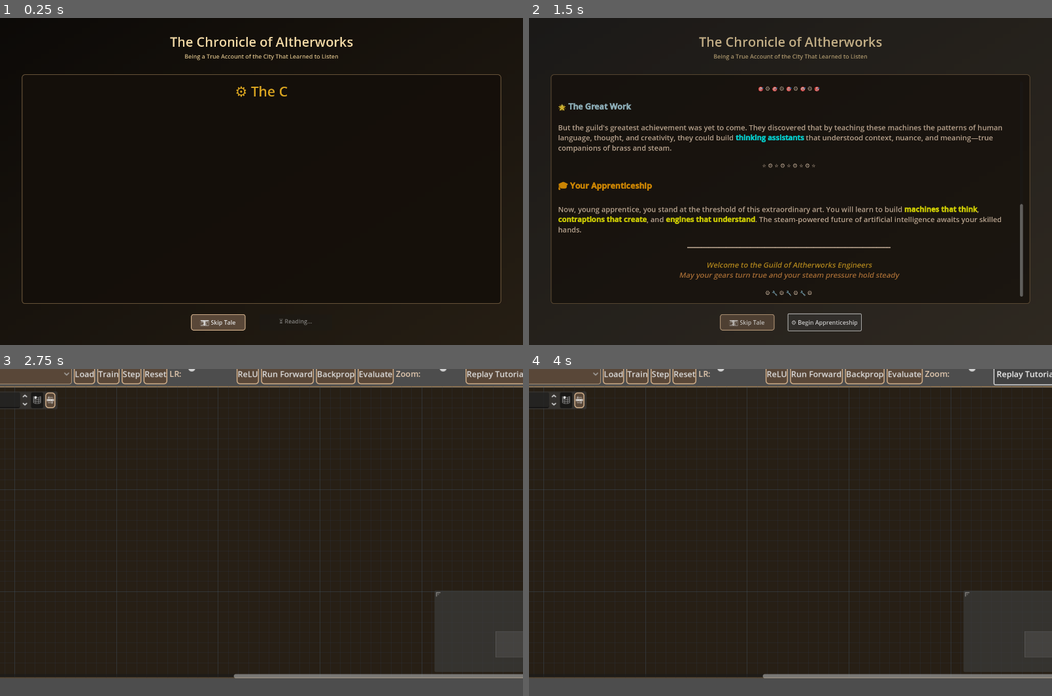
Above: before the commit, frames 1-4 (two rows, left to right).
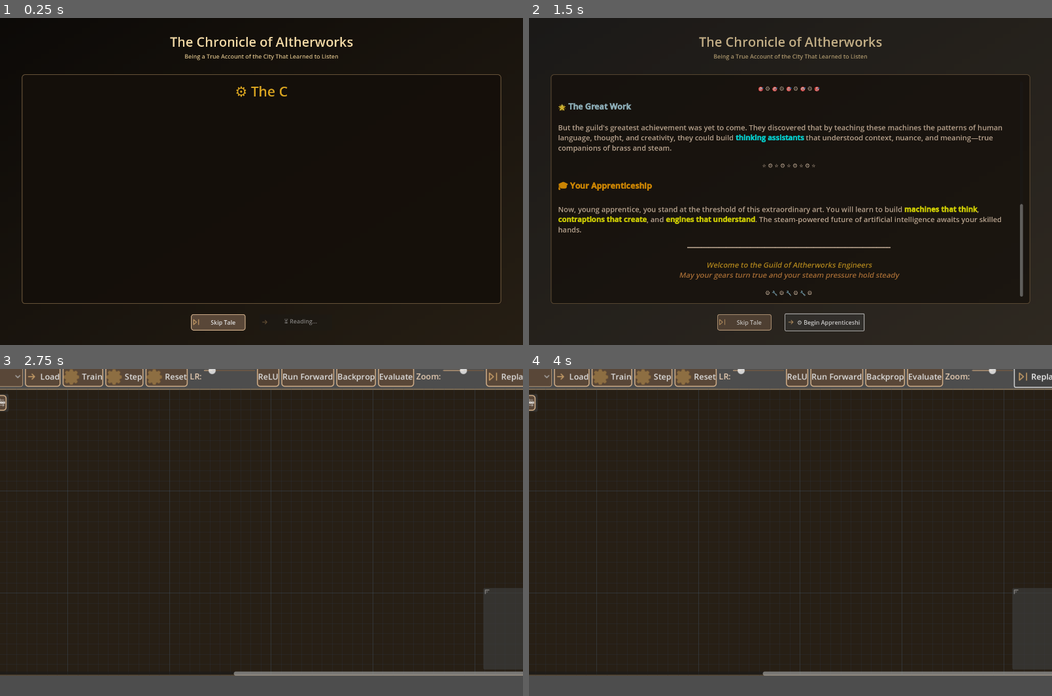
Above: after the commit, the same moments.

Repository: jazzmind/aitherworks
Game: Godot game, scene res://game/ui/backstory_scene.tscn
Two runs of this game, one before a commit and one after it. Both use one fixed random seed, a clock stepped at 60 frames per second and the inputs below. This scene is started directly instead of the project's main scene.
Inputs (mouse positions are in pixels of both pictures, inside the frame that each line leads up to):
- Up to frame 1 (0.25 s): no input
- Up to frame 2 (1.5 s): click "⏭️ Skip Tale" (after the commit: "Skip Tale") at 0.5 s; click "⚙️ Begin Apprenticeship" at 1.25 s
- Up to frame 3 (2.75 s): click "⚙️ Begin Apprenticeship" at 2 s
- Up to frame 4 (4 s): click (1025, 372) at 2.75 s, where only the run before the commit has a clickable "Replay Tutorial"; click (1025, 372) at 3.5 s, where only the run before the commit has a clickable "Replay Tutorial"

The runs differ from the first frame. In frame 1, less than 0.1% of the frame differs, in the area x 36-61%, y 92-95%; in frame 2, 0.3%; in frame 3, 8.5%; in frame 4, 8.5%, in the area x 0-100%, y 0-95%.

Commit message:
update icons

Diff:
--- /dev/null
+++ b/assets/icons/ui_continue.svg
@@ -0,0 +1,7 @@
+<svg xmlns="http://www.w3.org/2000/svg" viewBox="0 0 24 24">
+  <title>Continue</title>
+  <g fill="none" stroke="#C49B66" stroke-width="2" stroke-linecap="round" stroke-linejoin="round">
+    <path d="M5 12h10"/>
+    <path d="M12 7l5 5-5 5"/>
+  </g>
+</svg>
--- /dev/null
+++ b/assets/icons/ui_new.svg
@@ -0,0 +1,8 @@
+<svg xmlns="http://www.w3.org/2000/svg" viewBox="0 0 24 24">
+  <title>New</title>
+  <g fill="none" stroke="#C49B66" stroke-width="2" stroke-linecap="round" stroke-linejoin="round">
+    <rect x="4" y="7" width="16" height="10" rx="2"/>
+    <path d="M8 7l2-3h4l2 3"/>
+    <path d="M12 10v4M10 12h4"/>
+  </g>
+</svg>
--- /dev/null
+++ b/assets/icons/ui_quit.svg
@@ -0,0 +1,7 @@
+<svg xmlns="http://www.w3.org/2000/svg" viewBox="0 0 24 24">
+  <title>Quit</title>
+  <g fill="none" stroke="#C49B66" stroke-width="2" stroke-linecap="round" stroke-linejoin="round">
+    <path d="M10 17l-5-5 5-5"/>
+    <path d="M13 7h6v10h-6"/>
+  </g>
+</svg>
--- /dev/null
+++ b/assets/icons/ui_settings.svg
@@ -0,0 +1,7 @@
+<svg xmlns="http://www.w3.org/2000/svg" viewBox="0 0 24 24">
+  <title>Settings</title>
+  <g fill="none" stroke="#C49B66" stroke-width="2" stroke-linecap="round" stroke-linejoin="round">
+    <circle cx="12" cy="12" r="3"/>
+    <path d="M19.4 15a1.65 1.65 0 0 0 .33 1.82l.06.06a2 2 0 1 1-2.83 2.83l-.06-.06a1.65 1.65 0 0 0-1.82-.33 1.65 1.65 0 0 0-1 1.51V21a2 2 0 1 1-4 0v-.09a1.65 1.65 0 0 0-1-1.51 1.65 1.65 0 0 0-1.82.33l-.06.06a2 2 0 1 1-2.83-2.83l.06-.06a1.65 1.65 0 0 0 .33-1.82 1.65 1.65 0 0 0-1.51-1H3a2 2 0 1 1 0-4h.09a1.65 1.65 0 0 0 1.51-1 1.65 1.65 0 0 0-.33-1.82l-.06-.06a2 2 0 1 1 2.83-2.83l.06.06a1.65 1.65 0 0 0 1.82.33H9a1.65 1.65 0 0 0 1-1.51V3a2 2 0 1 1 4 0v.09a1.65 1.65 0 0 0 1 1.51 1.65 1.65 0 0 0 1.82-.33l.06-.06a2 2 0 1 1 2.83 2.83l-.06.06a1.65 1.65 0 0 0-.33 1.82V9c0 .66.26 1.3.73 1.77.47.47 1.11.73 1.77.73H21a2 2 0 1 1 0 4h-.09a1.65 1.65 0 0 0-1.51 1z"/>
+  </g>
+</svg>
--- /dev/null
+++ b/assets/icons/ui_skip.svg
@@ -0,0 +1,7 @@
+<svg xmlns="http://www.w3.org/2000/svg" viewBox="0 0 24 24">
+  <title>Skip</title>
+  <g fill="none" stroke="#C49B66" stroke-width="2" stroke-linecap="round" stroke-linejoin="round">
+    <path d="M5 5v14l8-7z"/>
+    <path d="M19 5v14"/>
+  </g>
+</svg>
--- a/game/parts/spyglass.gd
+++ b/game/parts/spyglass.gd
@@ -98,8 +98,9 @@
 
 	# Check for PartNode wrapper
 	var part_instance = null
-	if connected_component.has_property("part_instance"):
-		part_instance = connected_component.part_instance
+	if connected_component.has_method("has_property"):
+		if connected_component.has_property("part_instance"):
+			part_instance = connected_component.part_instance
 	else:
 		part_instance = connected_component
 
@@ -163,12 +164,12 @@
 		"name": component.name,
 		"class": component.get_class()
 	}
-
-	# Try to get some common properties
-	if component.has_property("input_values"):
-		data["input_values"] = component.input_values
-	if component.has_property("output_value"):
-		data["output_value"] = component.output_value
+	if component.has_method("has_property"):
+		# Try to get some common properties
+		if component.has_property("input_values"):
+			data["input_values"] = component.input_values
+		if component.has_property("output_value"):
+			data["output_value"] = component.output_value
 
 	return data
 
--- a/game/ui/backstory_scene.gd
+++ b/game/ui/backstory_scene.gd
@@ -24,6 +24,21 @@
 
 	# Start typewriter effect
 	_start_typewriter_effect()
+
+	# Apply icons
+	_apply_backstory_icons()
+
+func _apply_backstory_icons() -> void:
+	var skip_icon := "res://assets/icons/ui_skip.svg"
+	var cont_icon := "res://assets/icons/ui_continue.svg"
+	if FileAccess.file_exists(skip_icon):
+		var t := load(skip_icon) as Texture2D
+		if t:
+			skip_btn.icon = t
+	if FileAccess.file_exists(cont_icon):
+		var t2 := load(cont_icon) as Texture2D
+		if t2:
+			continue_btn.icon = t2
 
 func _load_backstory() -> void:
 	var backstory_path := "res://docs/backstory.md"
--- a/game/ui/backstory_scene.tscn
+++ b/game/ui/backstory_scene.tscn
@@ -106,7 +106,7 @@
 layout_mode = 2
 custom_minimum_size = Vector2(150, 45)
 theme_override_font_sizes/font_size = 16
-text = "⏭️ Skip Tale"
+text = "Skip Tale"
 
 [node name="Spacer" type="Control" parent="VBoxContainer/ButtonContainer"]
 layout_mode = 2
@@ -116,7 +116,7 @@
 layout_mode = 2
 custom_minimum_size = Vector2(200, 45)
 theme_override_font_sizes/font_size = 16
-text = "⚙️ Begin Apprenticeship"
+text = "Begin Apprenticeship"
 
 [node name="TypewriterTimer" type="Timer" parent="."]
 wait_time = 0.03
--- a/game/ui/title_screen.gd
+++ b/game/ui/title_screen.gd
@@ -37,6 +37,23 @@
 
 	# Entrance animation
 	_animate_entrance()
+
+	# Apply SVG icons to menu buttons
+	_apply_menu_icons()
+
+func _apply_menu_icons() -> void:
+	var icon_map := {
+		"NewGameButton": "res://assets/icons/ui_new.svg",
+		"LoadGameButton": "res://assets/icons/ui_continue.svg",
+		"SettingsButton": "res://assets/icons/ui_settings.svg",
+		"QuitButton": "res://assets/icons/ui_quit.svg"
+	}
+	for node_name in icon_map.keys():
+		var node := get_node_or_null("MainContainer/MenuPanel/MenuContent/" + node_name)
+		if node and FileAccess.file_exists(icon_map[node_name]):
+			var tex := load(icon_map[node_name]) as Texture2D
+			if tex:
+				node.icon = tex
 
 func _animate_entrance() -> void:
 	# Animate panels using scale and fade for a smoother effect
--- a/game/ui/title_screen.tscn
+++ b/game/ui/title_screen.tscn
@@ -132,7 +132,7 @@
 layout_mode = 2
 theme_override_font_sizes/font_size = 20
 theme_override_styles/normal = SubResource("4")
-text = "🎩 New Apprenticeship"
+text = "New Apprenticeship"
 
 [node name="Spacer2" type="Control" parent="MainContainer/MenuPanel/MenuContent"]
 custom_minimum_size = Vector2(0, 15)
@@ -143,7 +143,7 @@
 layout_mode = 2
 theme_override_font_sizes/font_size = 20
 theme_override_styles/normal = SubResource("4")
-text = "📜 Continue Journey"
+text = "Continue Journey"
 
 [node name="Spacer3" type="Control" parent="MainContainer/MenuPanel/MenuContent"]
 custom_minimum_size = Vector2(0, 15)
@@ -154,7 +154,7 @@
 layout_mode = 2
 theme_override_font_sizes/font_size = 20
 theme_override_styles/normal = SubResource("4")
-text = "⚙️ Guild Settings"
+text = "Guild Settings"
 
 [node name="Spacer4" type="Control" parent="MainContainer/MenuPanel/MenuContent"]
 custom_minimum_size = Vector2(0, 15)
@@ -165,7 +165,7 @@
 layout_mode = 2
 theme_override_font_sizes/font_size = 20
 theme_override_styles/normal = SubResource("4")
-text = "🚪 Leave Guild"
+text = "Leave Guild"
 
 [node name="SettingsDialog" type="AcceptDialog" parent="."]
 title = "Guild Settings"
--- a/game/ui/workbench.gd
+++ b/game/ui/workbench.gd
@@ -100,6 +100,23 @@
 	weight_label = get_node_or_null("MarginContainer/MainLayout/RightPanel/Inspector/WeightLabel")
 	if is_instance_valid(weight_slider):
 		weight_slider.value_changed.connect(_on_weight_changed)
+
+	# Apply icons to top bar buttons
+	_apply_topbar_icons()
+
+func _apply_topbar_icons() -> void:
+	var assign := func(node_path: String, icon_path: String):
+		var btn := get_node_or_null(node_path)
+		if btn and FileAccess.file_exists(icon_path):
+			var tex := load(icon_path) as Texture2D
+			if tex:
+				btn.icon = tex
+	assign.call("MarginContainer/MainLayout/CenterPanel/TopBar/LoadButton", "res://assets/icons/ui_continue.svg")
+	assign.call("MarginContainer/MainLayout/CenterPanel/TopBar/TrainButton", "res://assets/icons/gear.svg")
+	assign.call("MarginContainer/MainLayout/CenterPanel/TopBar/StepButton", "res://assets/icons/gear.svg")
+	assign.call("MarginContainer/MainLayout/CenterPanel/TopBar/ResetButton", "res://assets/icons/gear.svg")
+	assign.call("MarginContainer/MainLayout/CenterPanel/TopBar/ReplayTut", "res://assets/icons/ui_skip.svg")
+	assign.call("MarginContainer/MainLayout/CenterPanel/TopBar/Settings", "res://assets/icons/ui_settings.svg")
 
 func _populate_palette() -> void:
 	var input_parts = [
--- a/game/ui/workbench.tscn
+++ b/game/ui/workbench.tscn
@@ -63,7 +63,7 @@
 [node name="StoryTitle" type="Label" parent="MarginContainer/MainLayout/LeftPanel/StoryArea/StoryContent"]
 layout_mode = 2
 theme_override_font_sizes/font_size = 16
-text = "📜 Chronicle & Instructions"
+text = "Chronicle & Instructions"
 
 [node name="StoryScroll" type="ScrollContainer" parent="MarginContainer/MainLayout/LeftPanel/StoryArea/StoryContent"]
 layout_mode = 2
@@ -193,7 +193,7 @@
 [node name="DrawerTitle" type="Label" parent="MarginContainer/MainLayout/RightPanel/ComponentDrawers"]
 layout_mode = 2
 theme_override_font_sizes/font_size = 16
-text = "⚙️ Component Drawers"
+text = "Component Drawers"
 
 [node name="InputDrawer" type="VBoxContainer" parent="MarginContainer/MainLayout/RightPanel/ComponentDrawers"]
 layout_mode = 2
@@ -202,7 +202,7 @@
 layout_mode = 2
 toggle_mode = true
 button_pressed = true
-text = "📥 Input Components"
+text = "Input Components"
 
 [node name="InputPalette" type="VBoxContainer" parent="MarginContainer/MainLayout/RightPanel/ComponentDrawers/InputDrawer"]
 layout_mode = 2
@@ -214,7 +214,7 @@
 layout_mode = 2
 toggle_mode = true
 button_pressed = true
-text = "🔧 Processing Components"
+text = "Processing Components"
 
 [node name="ProcessingPalette" type="VBoxContainer" parent="MarginContainer/MainLayout/RightPanel/ComponentDrawers/ProcessingDrawer"]
 layout_mode = 2
@@ -225,7 +225,7 @@
 [node name="OutputHeader" type="Button" parent="MarginContainer/MainLayout/RightPanel/ComponentDrawers/OutputDrawer"]
 layout_mode = 2
 toggle_mode = true
-text = "📤 Output Components"
+text = "Output Components"
 
 [node name="OutputPalette" type="VBoxContainer" parent="MarginContainer/MainLayout/RightPanel/ComponentDrawers/OutputDrawer"]
 layout_mode = 2
@@ -236,7 +236,7 @@
 
 [node name="InspectorTitle" type="Label" parent="MarginContainer/MainLayout/RightPanel/Inspector"]
 layout_mode = 2
-text = "🔍 Inspector"
+text = "Inspector"
 
 [node name="InspectorContent" type="VBoxContainer" parent="MarginContainer/MainLayout/RightPanel/Inspector"]
 layout_mode = 2
Binary file added: assets/backrounds/1/1.png
Not shown, added: assets/backrounds/1/1.png.import
Binary file added: assets/backrounds/1/2.png
Not shown, added: assets/backrounds/1/2.png.import
Binary file added: assets/backrounds/1/3.png
Not shown, added: assets/backrounds/1/3.png.import
Binary file added: assets/backrounds/1/4.png
Not shown, added: assets/backrounds/1/4.png.import
Binary file added: assets/backrounds/1/orig.png
Not shown, added: assets/backrounds/1/orig.png.import
Binary file added: assets/backrounds/1/origbig.png
Not shown, added: assets/backrounds/1/origbig.png.import
(and 48 more such lines)
